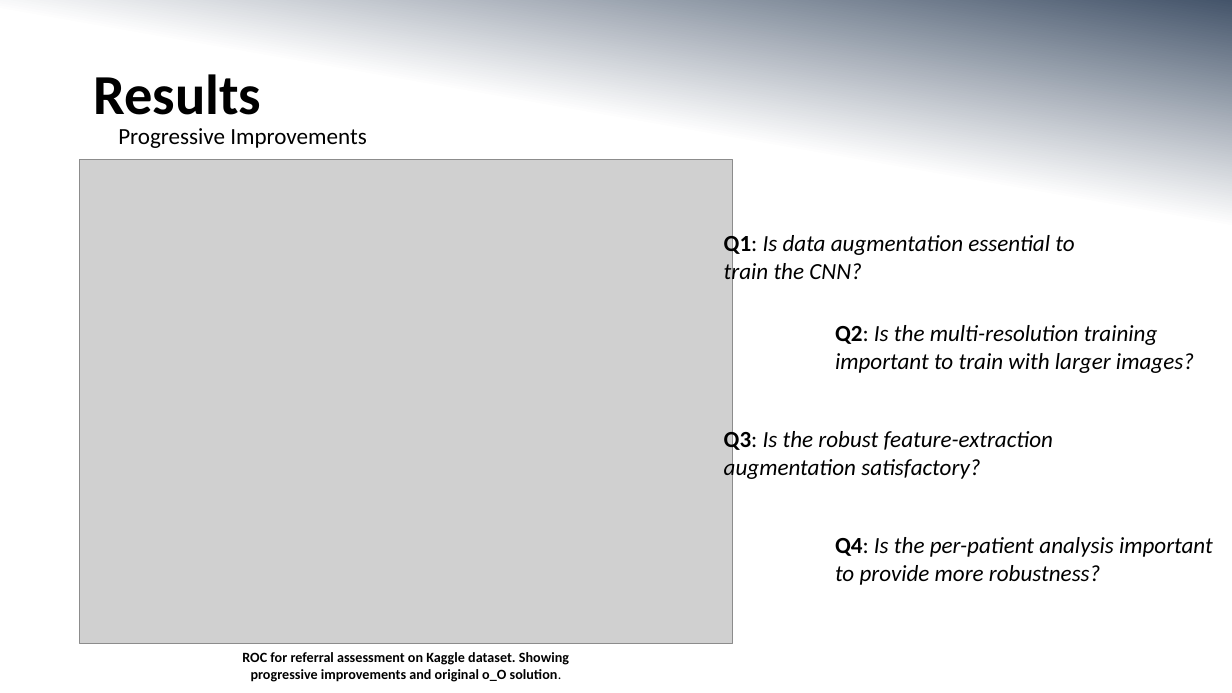
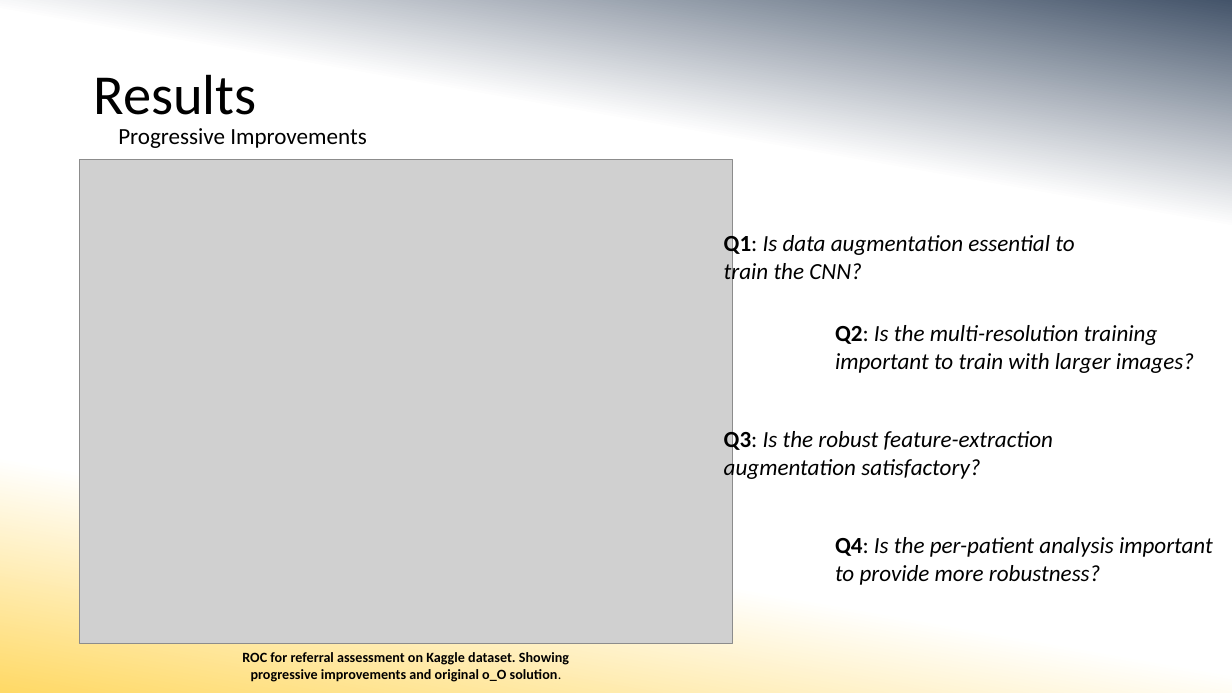
Before and after one commit to MorganMWJ/sem1020-paper-presentations, a slide deck: slide 11 of dr_slides.pptx (slide 10 before the commit). Drawn at 1232x693 pixels with LibreOffice and Linux fonts; fonts in the diff are those of the drawing; grey boxes stand for pictures. Boxes give left, top, right and bottom in pixels: in the first picture for what was removed or moved away, otherwise in the second. Text is boxed around its words. In the diff, an @@ line names an element or a change of style, - is before the commit and + after.

```diff
--- a/dr_slides.pptx
+++ b/dr_slides.pptx
@@ background gradient #44546A to #FFFFFF to gradient #44546A to #FFFFFF to #FFD966 @@
@@ title "Results" at box(93, 74, 256, 115): bold off @@
```
Also in this commit, not shown: 12 other slides changed, 2 slides added, 1 slide removed, 1 other file.
